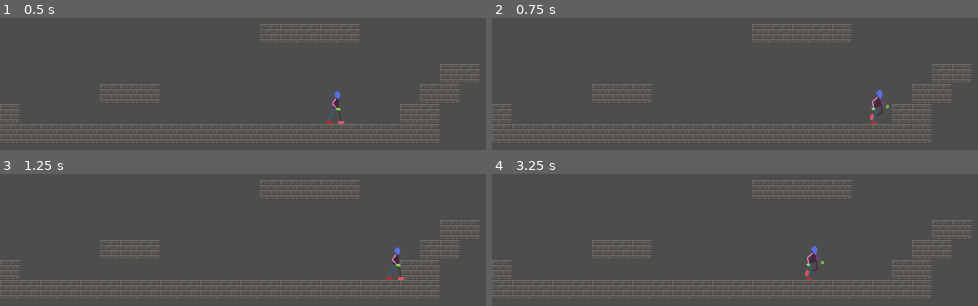
Above: before the commit, frames 1-4 (two rows, left to right).
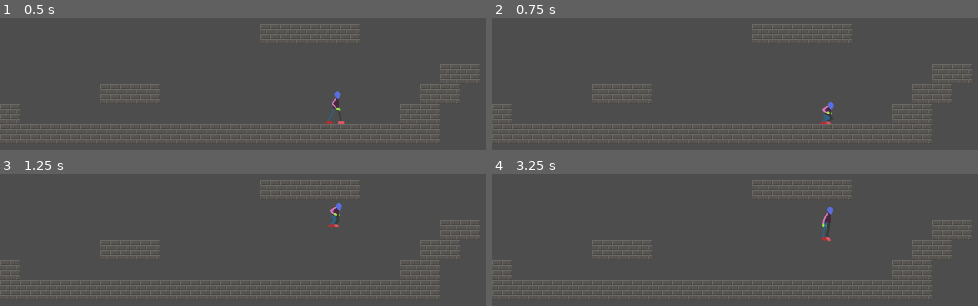
Above: after the commit, the same moments.

Repository: bhansconnect/head-smash
Game: Godot game, scene res://main.tscn
Same seed, same stepped clock (60 frames per second), same inputs: the game is played once before the commit and once after it.
Inputs:
- Up to frame 1 (0.5 s): no input
- Up to frame 2 (0.75 s): tap Enter at 0.5 s; hold Right (ui_right) from 0.53 s (still down); hold S (crouch, bound only after the commit) from 0.53 s (still down)
- Up to frame 3 (1.25 s): keep holding Right (ui_right); keep holding S (crouch, bound only after the commit); tap Space (jump, bound only after the commit) at 0.77, 0.8, 1.07 s
- Up to frame 4 (3.25 s): tap Space (jump, bound only after the commit) at 1.25, 1.35, 1.52, 1.82, 2.3, 3.02 s; release S (crouch, bound only after the commit) at 1.28 s; tap S (crouch, bound only after the commit) at 1.55, 2.85 s; tap Enter at 2 s; release Right (ui_right) at 2.03 s; hold Left (ui_left) 2.03-2.78 s; hold S (crouch, bound only after the commit) 2.03-2.78 s; hold Right (ui_right) from 2.78 s (still down)

Frame 1 is identical in both runs. In frame 2, 0.6% of the frame differs, in the area x 67-82%, y 54-81%; in frame 3, 0.5%; in frame 4, 0.7%, in the area x 64-71%, y 25-81%.

Commit message:
setup new input mapping

Diff:
--- a/player.gd
+++ b/player.gd
@@ -18,13 +18,13 @@
 	if not is_on_floor():
 		velocity.y += gravity * delta
 
-	var crouching = Input.is_action_pressed("ui_down")
+	var crouching = Input.is_action_pressed("crouch")
 	var jump_animation = "crouch-jump" if crouching else "jump"
 	var move_animation = "crouch-walk" if crouching else "run"
 	var idle_animation = "crouch-idle" if crouching else "idle"
 	var speed = WALK_SPEED if crouching else RUN_SPEED
 
-	var direction = Input.get_axis("ui_left", "ui_right")
+	var direction = Input.get_axis("left", "right")
 	if direction:
 		velocity.x = direction * speed
 	else:
@@ -39,7 +39,7 @@
 		_sprite2d.scale.x = 1
 
 	if is_on_floor():
-		if Input.is_action_pressed("ui_up"):
+		if Input.is_action_pressed("jump"):
 			velocity.y = JUMP_VELOCITY
 			_animation_player.play(jump_animation)
 			_animation_player.seek(0.5, true)
--- a/project.godot
+++ b/project.godot
@@ -36,6 +36,34 @@
 config/itch_username="bren077s"
 config/itch_project_name="head-smash"
 
+[input]
+
+jump={
+"deadzone": 0.5,
+"events": [Object(InputEventKey,"resource_local_to_scene":false,"resource_name":"","device":0,"window_id":0,"alt_pressed":false,"shift_pressed":false,"ctrl_pressed":false,"meta_pressed":false,"pressed":false,"keycode":0,"physical_keycode":32,"unicode":0,"echo":false,"script":null)
+]
+}
+left={
+"deadzone": 0.5,
+"events": [Object(InputEventKey,"resource_local_to_scene":false,"resource_name":"","device":0,"window_id":0,"alt_pressed":false,"shift_pressed":false,"ctrl_pressed":false,"meta_pressed":false,"pressed":false,"keycode":0,"physical_keycode":65,"unicode":0,"echo":false,"script":null)
+]
+}
+right={
+"deadzone": 0.5,
+"events": [Object(InputEventKey,"resource_local_to_scene":false,"resource_name":"","device":0,"window_id":0,"alt_pressed":false,"shift_pressed":false,"ctrl_pressed":false,"meta_pressed":false,"pressed":false,"keycode":0,"physical_keycode":68,"unicode":0,"echo":false,"script":null)
+]
+}
+crouch={
+"deadzone": 0.5,
+"events": [Object(InputEventKey,"resource_local_to_scene":false,"resource_name":"","device":0,"window_id":0,"alt_pressed":false,"shift_pressed":false,"ctrl_pressed":false,"meta_pressed":false,"pressed":false,"keycode":0,"physical_keycode":83,"unicode":0,"echo":false,"script":null)
+]
+}
+interact={
+"deadzone": 0.5,
+"events": [Object(InputEventKey,"resource_local_to_scene":false,"resource_name":"","device":0,"window_id":0,"alt_pressed":false,"shift_pressed":false,"ctrl_pressed":false,"meta_pressed":false,"pressed":false,"keycode":0,"physical_keycode":87,"unicode":0,"echo":false,"script":null)
+]
+}
+
 [rendering]
 
 renderer/rendering_method="gl_compatibility"
Not shown, changed: export_presets.cfg
